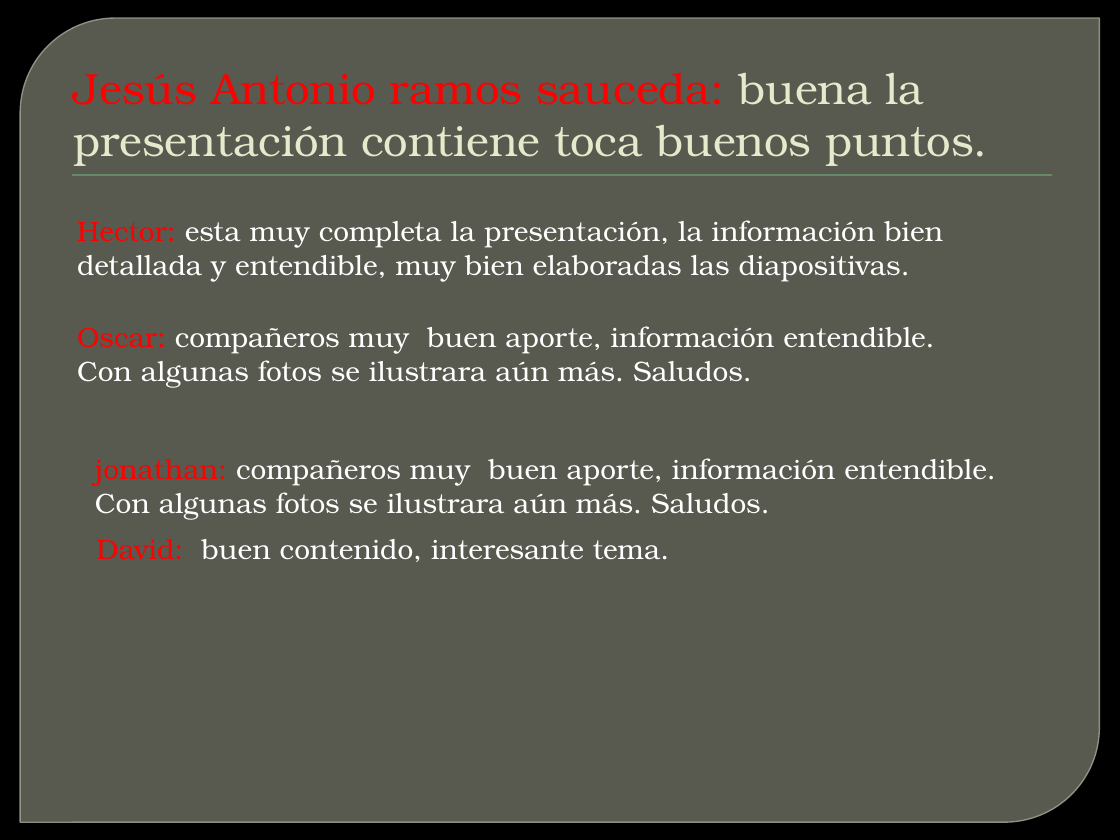
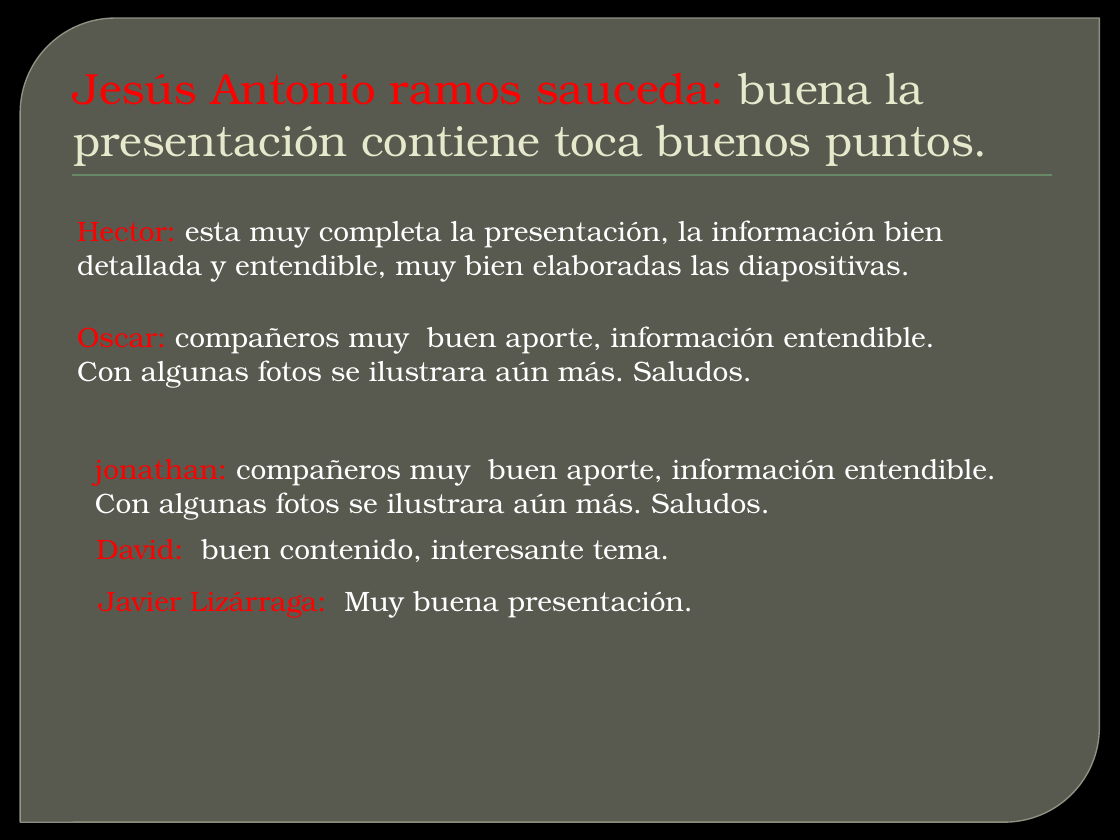
Before and after one commit to lc850/auditoria, a slide deck: slide 11 of Planeacion.pptx. Drawn at 1120x840 pixels with LibreOffice and Linux fonts; fonts in the diff are those of the drawing; background and template pictures are left out. Boxes give left, top, right and bottom in pixels: in the first picture for what was removed or moved away, otherwise in the second. Text is boxed around its words. In the diff, an @@ line names an element or a change of style, - is before the commit and + after.

Commit message:
Comentarios en archivo Planeacion

```diff
--- a/Planeacion.pptx
+++ b/Planeacion.pptx
@@ text added at bbox=[99, 591, 693, 618], 18 pt, text #FFFFFF @@
+Javier Lizárraga: Muy buena presentación.
```
